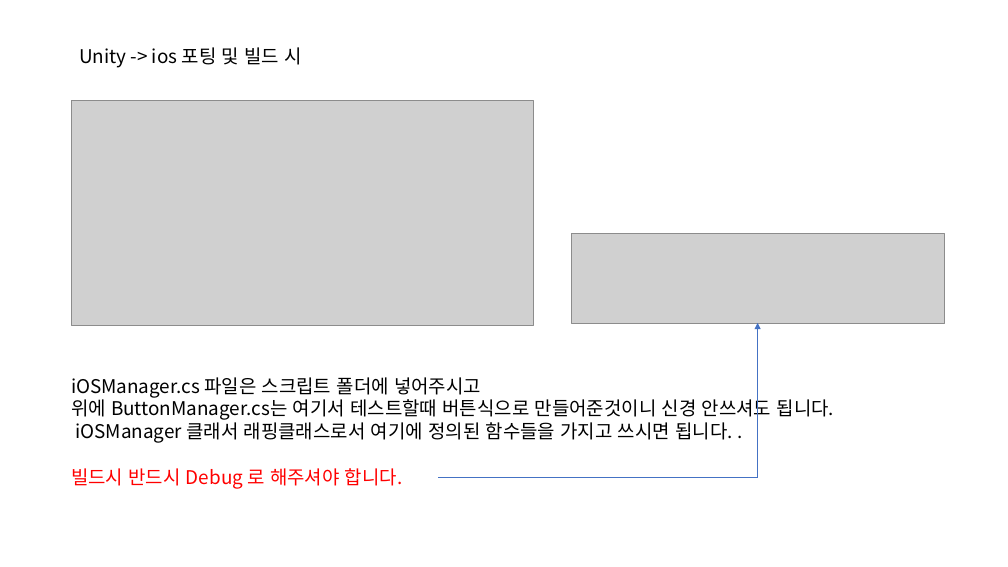
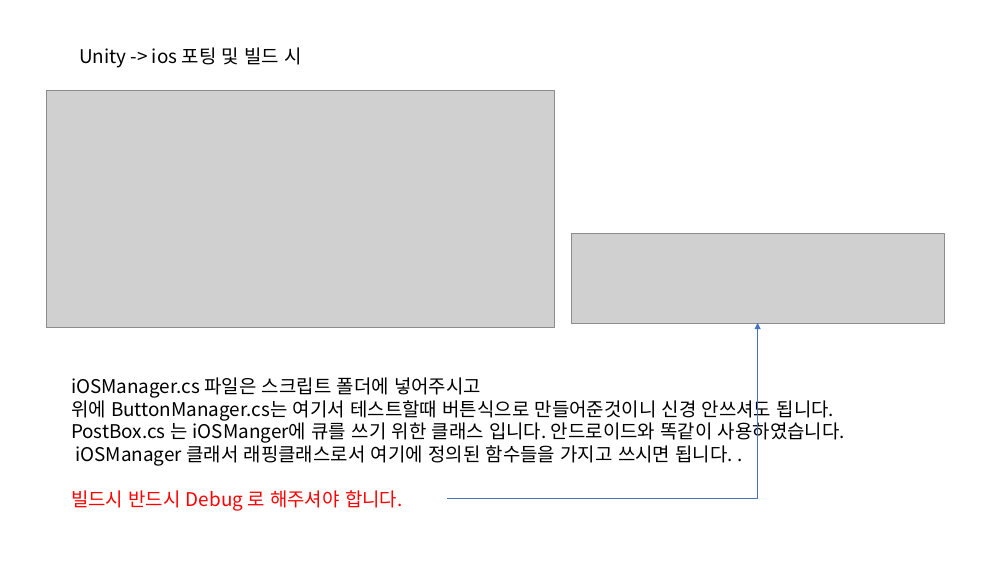
Before and after one commit to samyoung790916/Unity_iOS_Plugin, a slide deck: slide 2 of iOS_Plugin/레퍼런스 문서/UO__iOS_가이드 .pptx. Drawn at 1008x567 pixels with LibreOffice and Linux fonts; fonts in the diff are those of the drawing; grey boxes stand for pictures. Boxes give left, top, right and bottom in pixels: in the first picture for what was removed or moved away, otherwise in the second. Text is boxed around its words. In the diff, an @@ line names an element or a change of style, - is before the commit and + after.

```diff
--- a/iOS_Plugin/레퍼런스 문서/UO__iOS_가이드 .pptx
+++ b/iOS_Plugin/레퍼런스 문서/UO__iOS_가이드 .pptx
@@ picture resized from (x1=72, y1=101, x2=533, y2=326) to (x1=46, y1=90, x2=554, y2=327) @@
@@ elbow arrow moved from (439, 478) - (758, 323) to (448, 498) - (758, 323) @@
@@ text at (x1=71, y1=419, x2=845, y2=444): paragraph added @@
+PostBox.cs 는 iOSManger에 큐를 쓰기 위한 클래스 입니다. 안드로이드와 똑같이 사용하였습니다.
```
Also in this commit, not shown: 5 other files.
